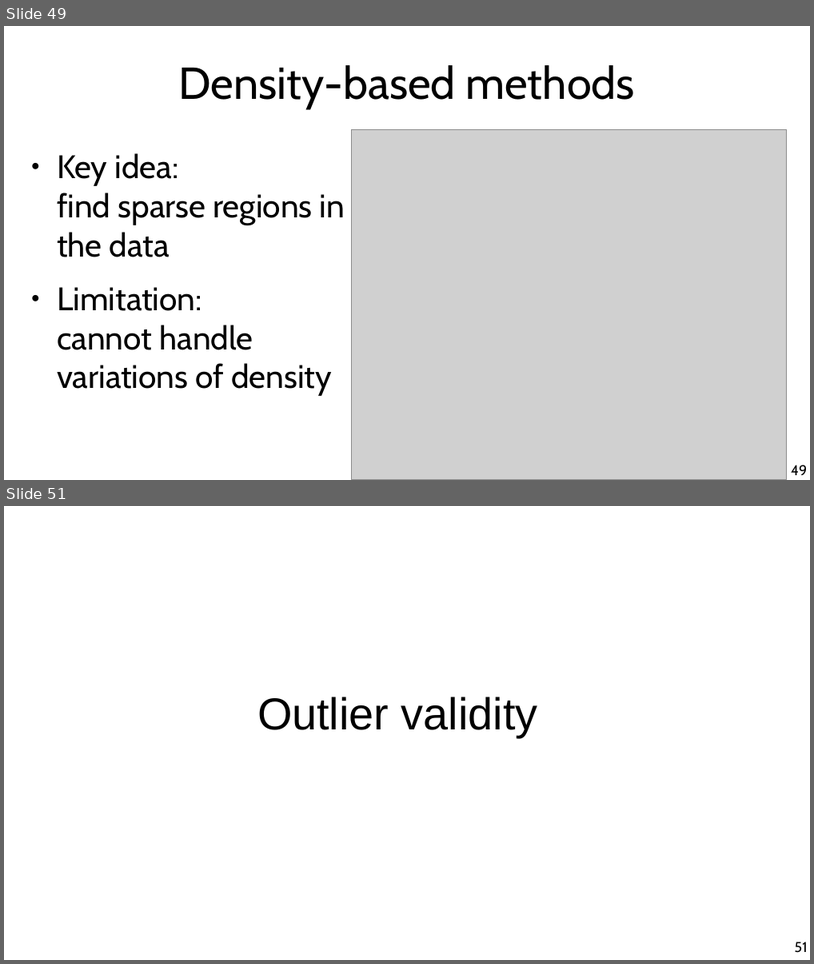
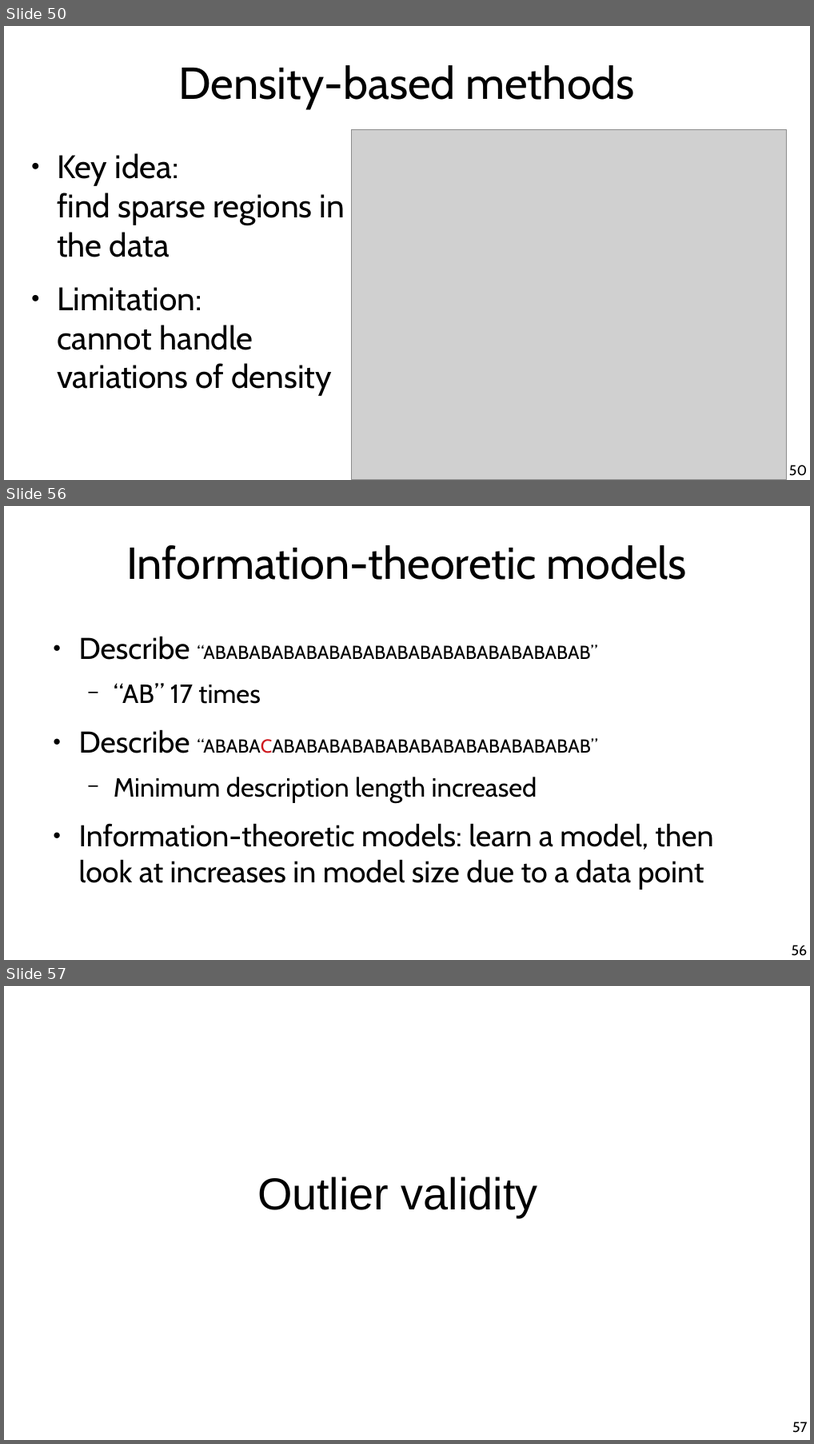
Before and after one commit to chatox/data-mining-course, a slide deck: theory/tt09_outlier_detection.odp. Shown one above the other, each under a label of ours: slides 49 and 51 before the commit, slides 50, 56 and 57 after it; the slides between them are not shown. The pictures are 814x964 and 814x1444 pixels, drawn with LibreOffice and Linux fonts; fonts in the diff are those of the drawing; grey boxes stand for pictures. Boxes give left, top, right and bottom in pixels: in the first picture for what was removed or moved away, otherwise in the second. Text is boxed around its words. In the diff, an @@ line names an element or a change of style, - is before the commit and + after.

```diff
--- a/theory/tt09_outlier_detection.odp
+++ b/theory/tt09_outlier_detection.odp
@@ slide 56 added at <box>4,506,810,960</box>, background #FFFFFF @@
@@ title added at <box>126,545,687,580</box>, 44 pt, text #000000 @@
+Information-theoretic models
@@ text added at <box>79,636,714,889</box>, 29.6 pt, text #000000 @@
+● Describe “ABABABABABABABABABABABABABABABABAB”
+  − “AB” 17 times
+● Describe “ABABACABABABABABABABABABABABABABAB”
+  − Minimum description length increased
+● Information-theoretic models: learn a model, then look at increases in model size due to a data point
@@ page number added at <box>792,944,808,956</box>, 14 pt, text #000000 @@
+56
@@ what was slide 49 is now slide 50 @@
@@ page number at <box>790,464,807,476</box>: text changed @@
-49
+50
@@ what was slide 51 is now slide 57 @@
@@ page number at <box>793,1421,808,1432</box>: text changed @@
-51
+57
```
Also in this commit, not shown: 10 slides changed, 9 other slides added, 1 slide removed.
